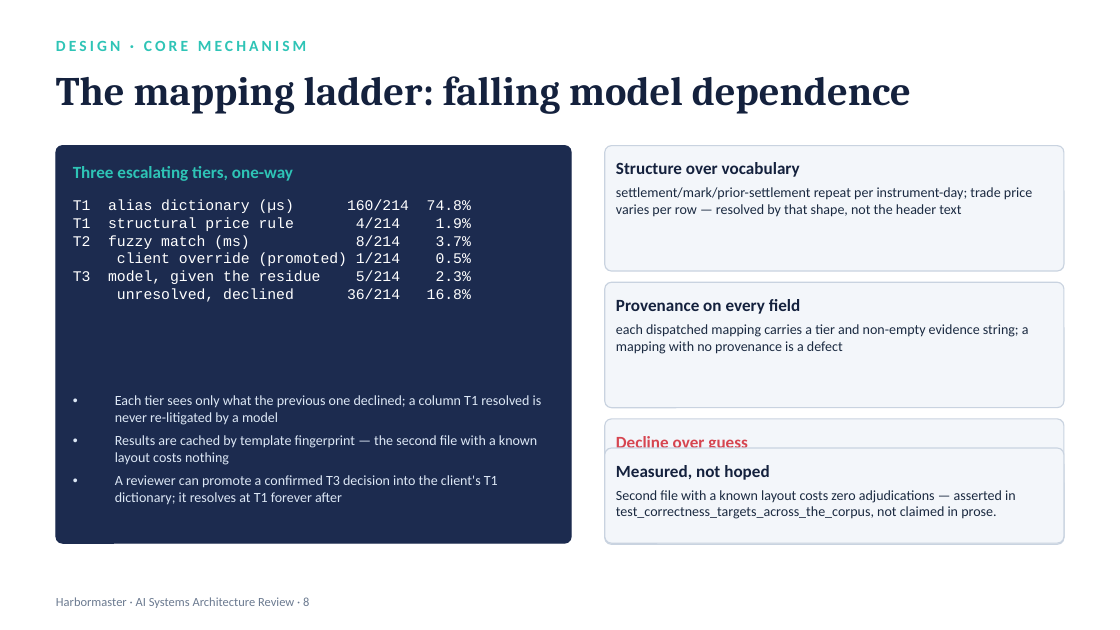
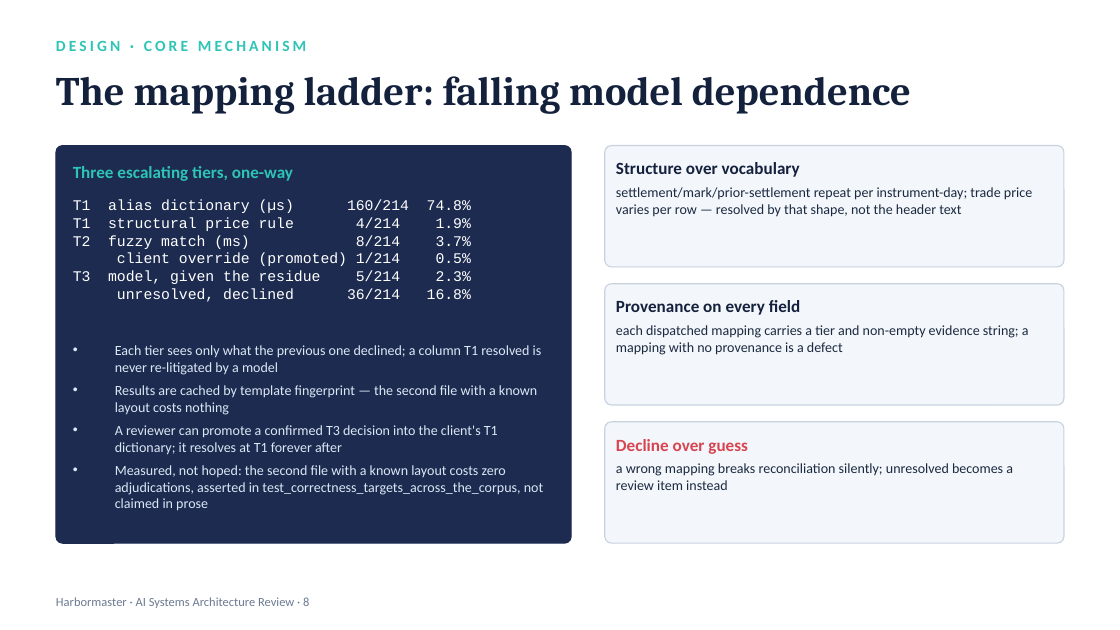
Before and after one commit to roshanrana/Harbormaster, a slide deck: slide 8 of docs/pitch/harbormaster-architecture-deck.pptx. Drawn at 1120x630 pixels with LibreOffice and Linux fonts; fonts in the diff are those of the drawing. Boxes give left, top, right and bottom in pixels: in the first picture for what was removed or moved away, otherwise in the second. Text is boxed around its words. In the diff, an @@ line names an element or a change of style, - is before the commit and + after.

```diff
--- a/docs/pitch/harbormaster-architecture-deck.pptx
+++ b/docs/pitch/harbormaster-architecture-deck.pptx
@@ proportions changed in 3 elements at box(605, 422, 1064, 543), box(605, 283, 1064, 404), box(605, 146, 1064, 267) @@
@@ rounded rectangle: place and size @@
-rounded rectangle at box(605, 146, 1064, 271)
+rounded rectangle at box(605, 146, 1064, 267)
@@ rounded rectangle: place and size @@
-rounded rectangle at box(605, 282, 1064, 408)
+rounded rectangle at box(605, 283, 1064, 404)
@@ text "Each tier sees only what ...": place and size @@
-text "Each tier sees only what ..." at box(115, 395, 542, 505)
+text "Each tier sees only what ..." at box(115, 345, 543, 511)
@@ rounded rectangle removed at box(605, 448, 1064, 543) @@
@@ text "Decline over guess": place and size @@
-text "Decline over guess" at box(616, 436, 748, 448)
+text "Decline over guess" at box(616, 439, 748, 454)
@@ text at box(115, 465, 543, 511): paragraph added @@
+• Measured, not hoped: the second file with a known layout costs zero adjudications, asserted in test_correctness_targets_across_the_corpus, not claimed in prose
@@ text removed at box(616, 465, 769, 480) @@
-Measured, not hoped
@@ text added at box(616, 463, 1013, 490), 9 pt, text #1B2A41 @@
+a wrong mapping breaks reconciliation silently; unresolved becomes a review item instead
@@ text removed at box(616, 490, 1016, 519) @@
-Second file with a known layout costs zero adjudications — asserted in test_correctness_targets_across_the_corpus, not claimed in prose.
```
Also in this commit, not shown: 1 other slide changed, 2 other files.
